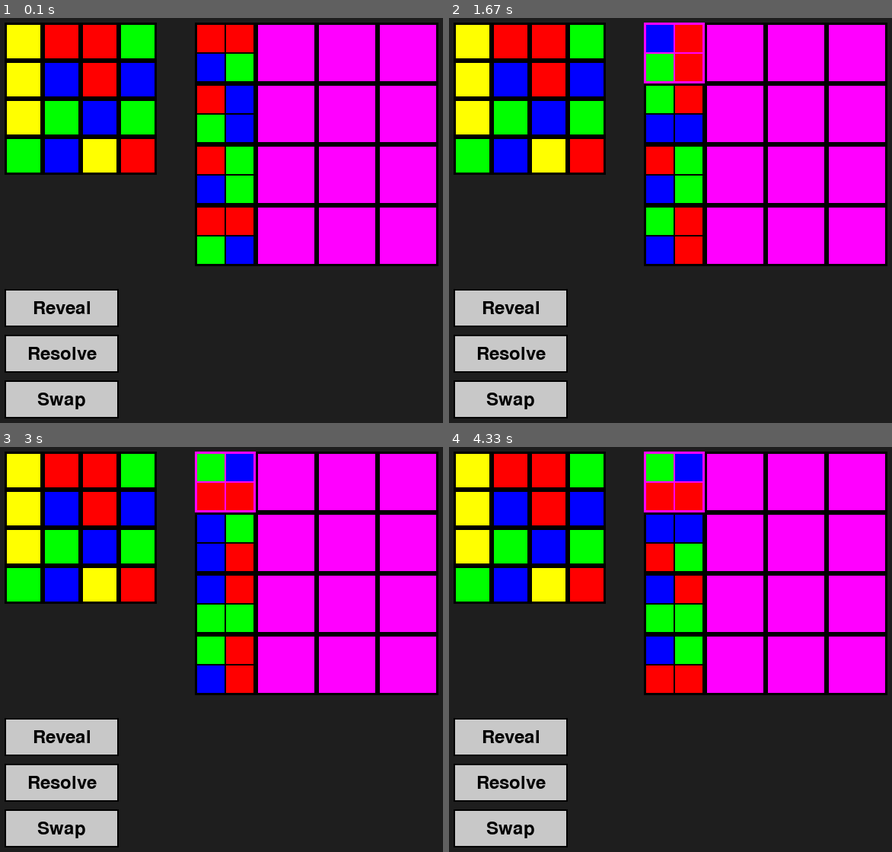
Above: before the commit, frames 1-4 (two rows, left to right).
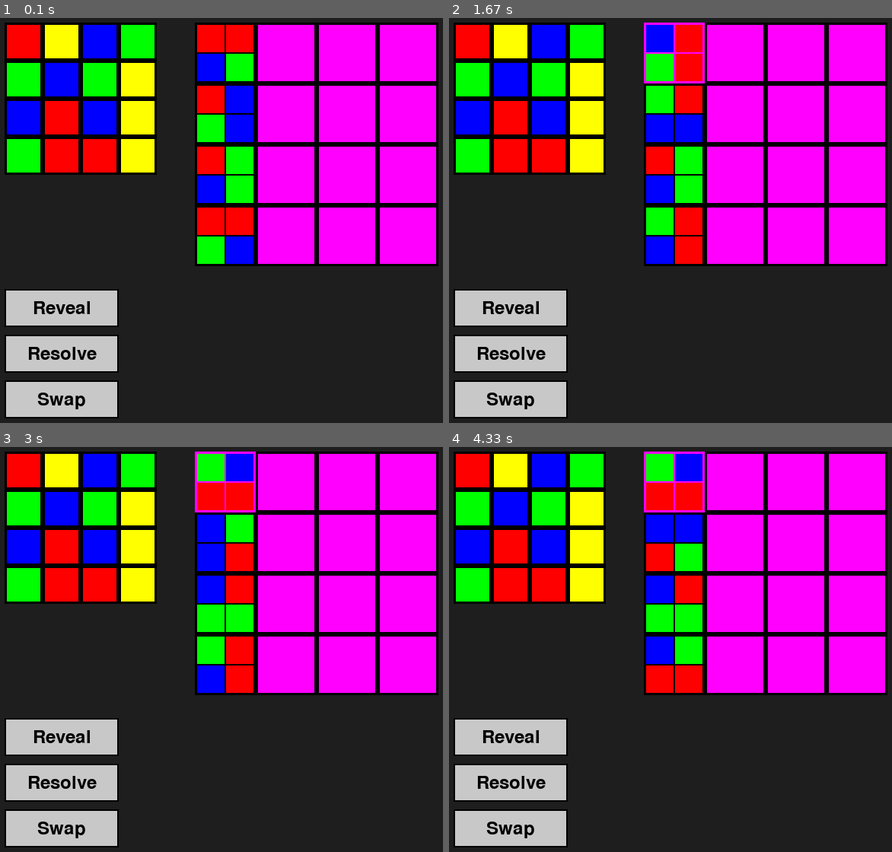
Above: after the commit, the same moments.

Repository: tillschutze/matcher
Game: pygame game, started from main.py
The game is run twice, just before and just after one commit, with the same random seed, the same clock (stepped at 60 frames per second) and the same inputs.
Inputs (mouse positions are in pixels of both pictures, inside the frame that each line leads up to):
- Up to frame 1 (0.1 s): no input
- Up to frame 2 (1.67 s): click (719, 212) at 0.38 s; click (674, 54) at 0.72 s; click (674, 115) at 1.05 s; click (674, 236) at 1.38 s
- Up to frame 3 (3 s): click (225, 483) at 1.72 s; click (225, 604) at 2.05 s; click (252, 564) at 2.38 s
- Up to frame 4 (4.33 s): click (674, 544) at 3.72 s; click (674, 665) at 4.05 s

The runs differ from the first frame. In frame 1, 7.5% of the frame differs, in the area x 1-35%, y 1-39%; in frame 2, 7.5%; in frame 3, 7.5%; in frame 4, 7.5%.

Commit message:
only resolve cards that are the left most in their row

Diff:
--- a/classes/Board.py
+++ b/classes/Board.py
@@ -19,6 +19,7 @@
         self.cells: List[CellType] = []
         self.board = None
         self.patterns: List[Pattern] = []
+        self.board = np.empty((4, 4), dtype=object)
         self.create_board()
 
     def create_board(self):
@@ -37,6 +38,7 @@
                     self.cell_size
                 )
                 cell = self.create_cell(cell_rect, row, col)
+                self.board[row, col] = cell
                 self.cells.append(cell)
 
     def create_cell(self, rect, row, col) -> CellType:
@@ -52,19 +54,18 @@
 class MainBoard(Board[MainBoardCell]):
     def __init__(self, dimension, colors: List[Color], origin=(50, 50), cell_size=50):
         self.colors = colors
+        self.stones = []
         super().__init__(dimension, origin, cell_size)
         self.generate_pattern_list()
 
     def create_board(self):
-        stones = []
         for color in self.colors:
-            stones.extend([color.value] * self.dimension)
-        random.shuffle(stones)
-        self.board = np.array(stones).reshape(self.rows, self.cols)
+            self.stones.extend([color.value] * self.dimension)
+        random.shuffle(self.stones)
         self.create_cells()
 
     def create_cell(self, rect, row, col) -> MainBoardCell:
-        cell_color_enum: Color = Color(self.board[row][col])
+        cell_color_enum: Color = Color(self.stones.pop())
         cell_color = color_to_rgb[cell_color_enum]
         return MainBoardCell(rect, cell_color, row, col)
 
@@ -97,7 +98,6 @@
     def __init__(self, dimension, deck: Deck, origin=(300, 50), cell_size=80):
         self.deck = deck
         super().__init__(dimension, origin, cell_size)
-        self.board = np.empty((4, 4), dtype=object)
 
     def create_board(self):
         self.create_cells()
--- a/classes/Cell.py
+++ b/classes/Cell.py
@@ -10,13 +10,16 @@
         self.col = col
 
     def __repr__(self):
-        return f"Cell(rect={self.rect.x},{self.rect.y})"
+        return f"Cell({self.row},{self.col} rect={self.rect.x},{self.rect.y})"
 
 class MainBoardCell(Cell):
     def __init__(self, rect, color, row, col):
         super().__init__(rect, row, col)
         self.color = color
         self.highlight_color = (0, 0, 0)
+
+    def __repr__(self):
+        return f"Cell({self.row},{self.col} color={self.color})"
 
 class  PlayerBoardCell(Cell):
     def __init__(self, rect, row, col, action: str, card: Card, strength: int):
@@ -29,5 +32,8 @@
         if self.card:
             self.card.rotate(screen, self.rect.x, self.rect.y)
 
+    def __repr__(self):
+        return f"Cell({self.row},{self.col} card={self.card.pattern})"
+
 
 CellType = TypeVar('CellType', bound=Cell)
--- a/classes/Game.py
+++ b/classes/Game.py
@@ -89,6 +89,10 @@
             if not cell.card or not cell.card.isFaceUp:
                 continue
 
+            if cell.col > 0 and  self.playerBoard.board[cell.row][cell.col -1].card:
+                print("neighbor has a card still")
+                continue
+
 
             pattern = cell.card.pattern
             rotations: List[Pattern] = [
